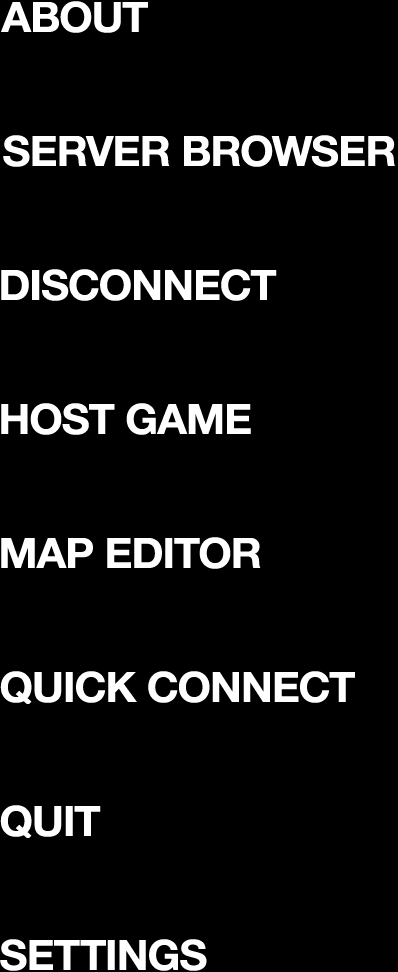
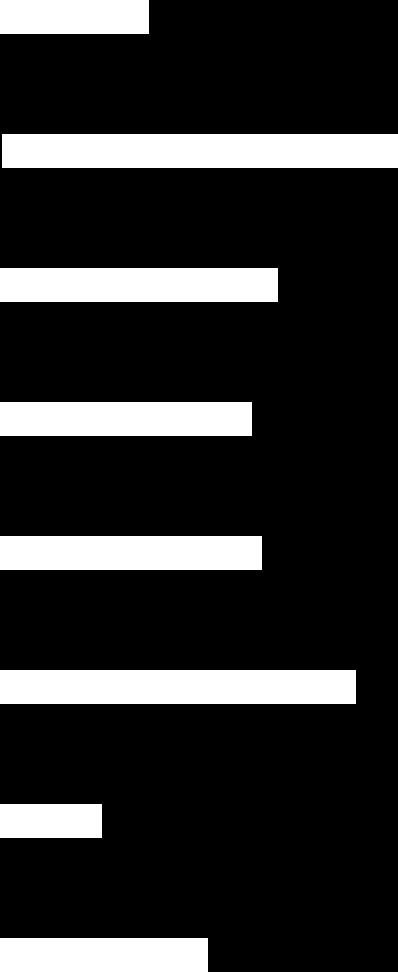
Revision of a layered 398x972 image; what changed, layer by layer:
pixels changed over (x1=0, y1=0, x2=398, y2=972) (layer not identified)
